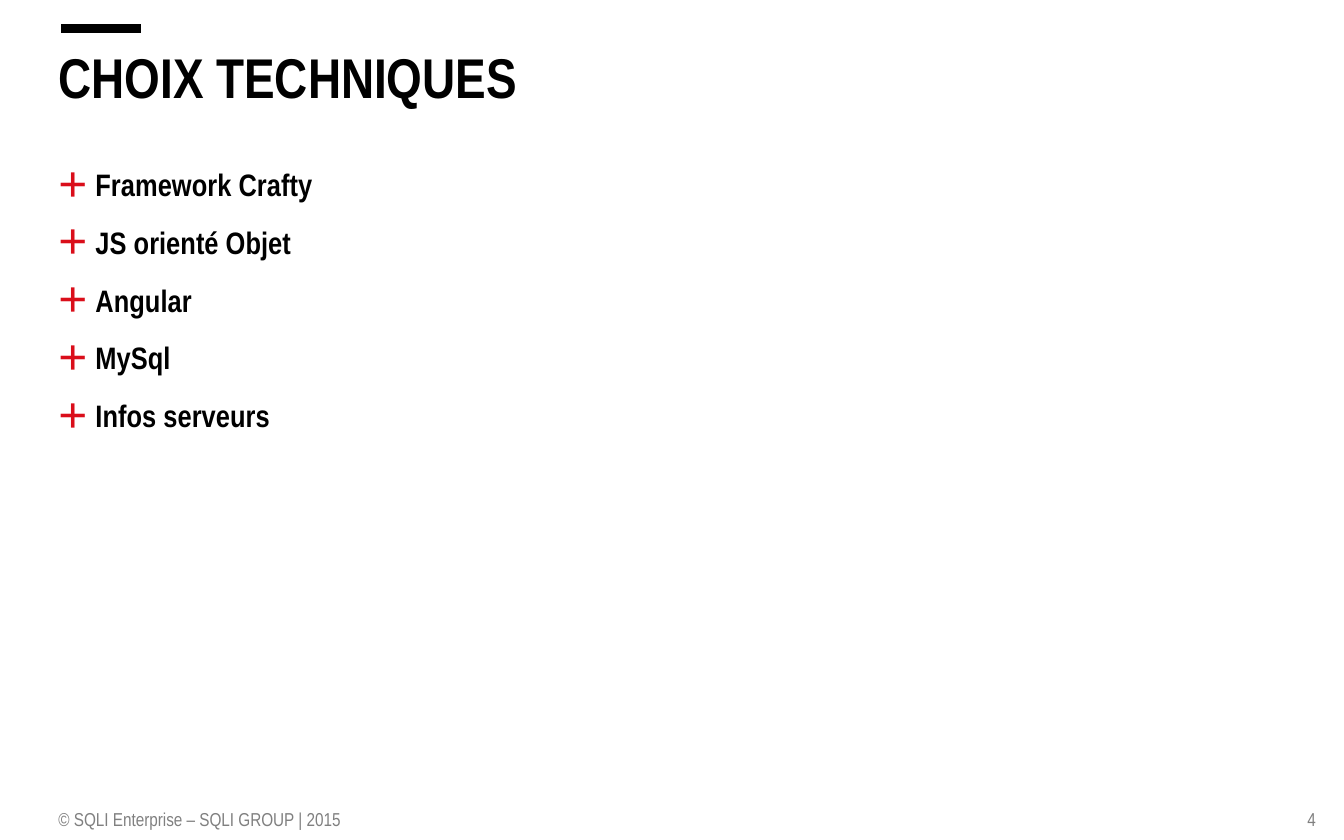
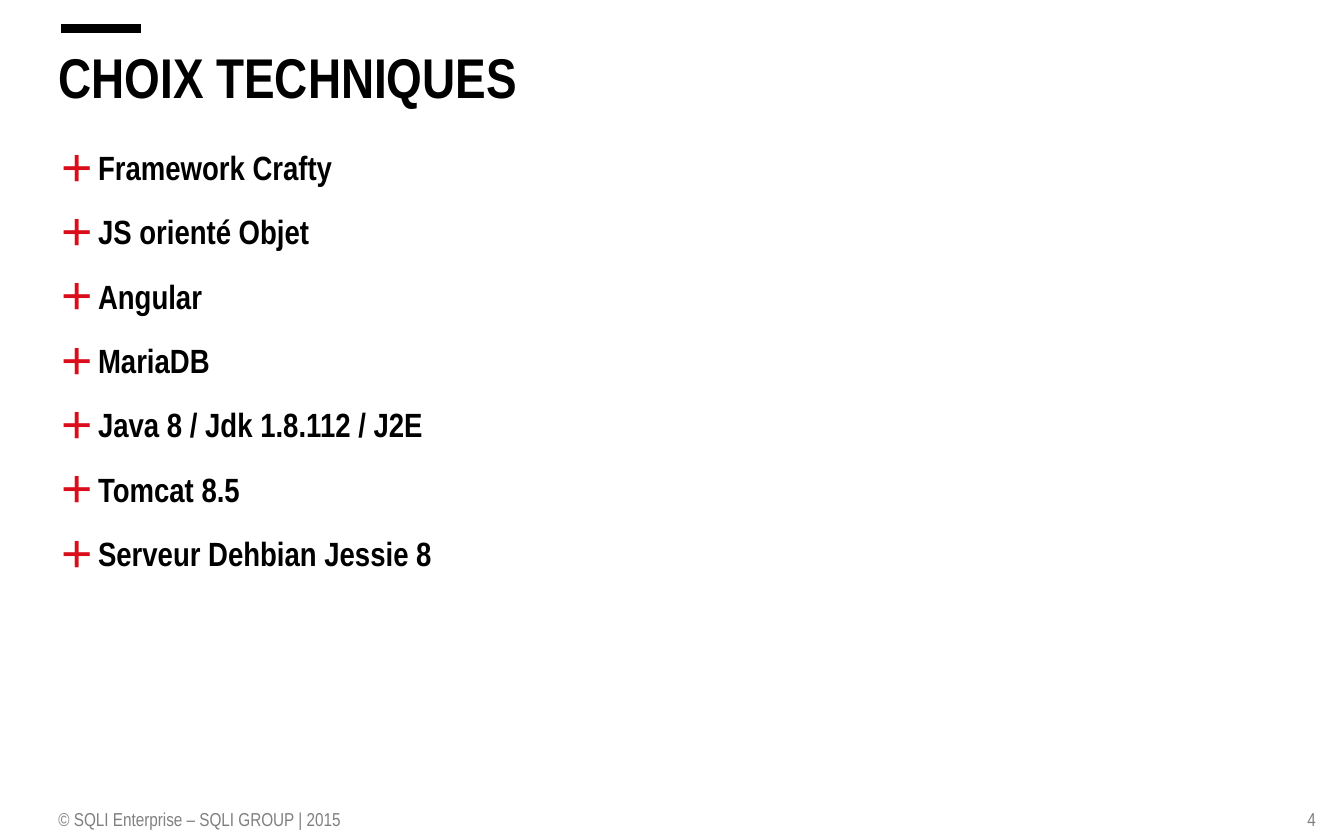
Before and after one commit to Persaver/simPolServer, a slide deck: slide 4 of Presentation/presentation.pptx. Drawn at 1344x840 pixels with LibreOffice and Linux fonts; fonts in the diff are those of the drawing; background and template pictures are left out. Boxes give left, top, right and bottom in pixels: in the first picture for what was removed or moved away, otherwise in the second. Text is boxed around its words. In the diff, an @@ line names an element or a change of style, - is before the commit and + after.

```diff
--- a/Presentation/presentation.pptx
+++ b/Presentation/presentation.pptx
@@ text "Framework Crafty": place and size @@
-text "Framework Crafty" at [95, 173, 313, 428]
+text "Framework Crafty" at [98, 155, 431, 567]
@@ text at [98, 155, 332, 315]: size 16.6 to 18 pt in "Framework Crafty", "JS orienté Objet", "Angular"; line spacing 0.8 to 0.9 @@
@@ text at [98, 348, 431, 567]: text changed; size 16.6 to 18 pt @@
-+ MySql
-+ Infos serveurs
++ MariaDB
++ Java 8 / Jdk 1.8.112 / J2E
++ Tomcat 8.5
++ Serveur Dehbian Jessie 8
```
Also in this commit, not shown: 2 other slides changed, 1 other file.
